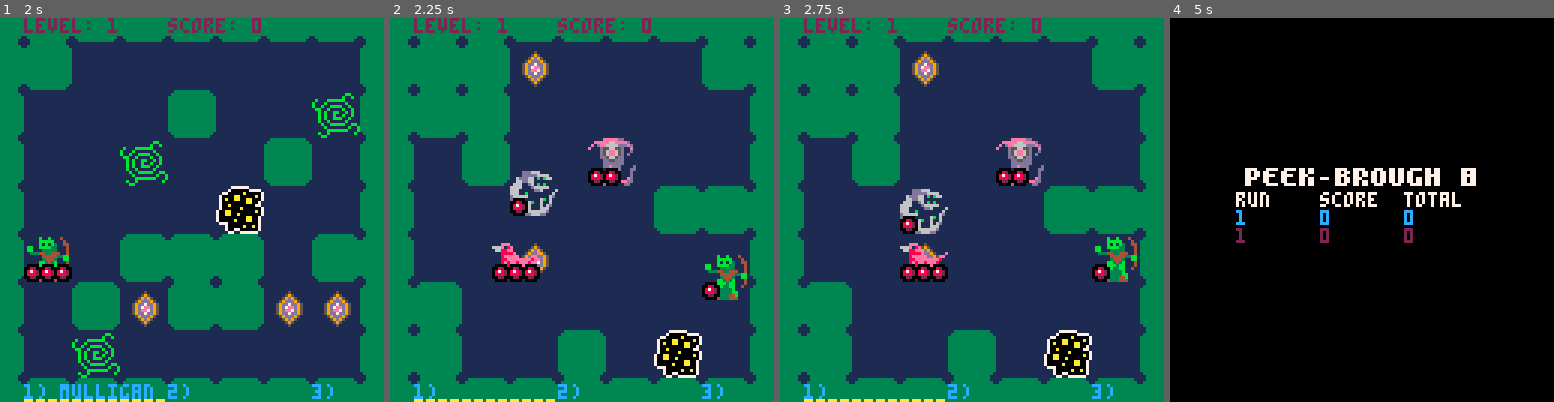
Above: before the commit, frames 1-4 (left to right).
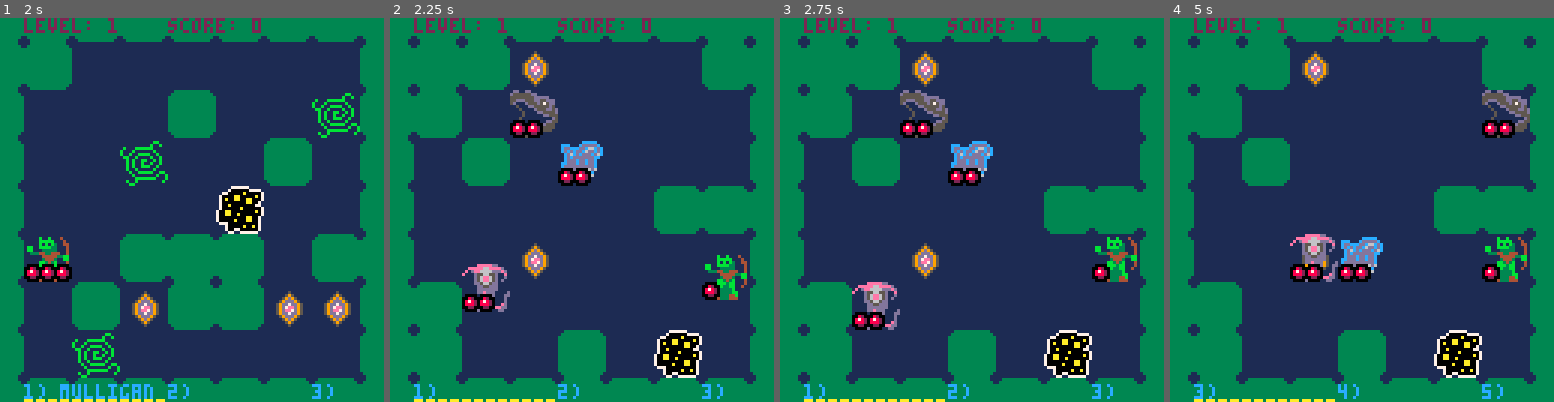
Above: after the commit, the same moments.

Repository: Ryan1729/broughlike-tutorial-ports
Game: PICO-8 cartridge pico8/broughlike-tutorial.p8
Two runs of this game, one before a commit and one after it. Both use one fixed random seed, a clock stepped at 60 frames per second and the inputs below.
Inputs:
- Up to frame 1 (2 s): tap X (X key) at 0.33, 1.07, 1.85 s; tap O (Z key) at 0.7, 1.7 s; hold Right from 1.6 s (still down)
- Up to frame 2 (2.25 s): release Right at 2.1 s; tap O (Z key) at 2.1 s; hold Up from 2.15 s (still down)
- Up to frame 3 (2.75 s): release Up at 2.42 s; hold Right from 2.47 s (still down); tap O (Z key) at 2.5 s
- Up to frame 4 (5 s): tap O (Z key) every 0.4 s from 2.9 to 4.9 s; tap X (X key) at 2.97, 4.08 s; release Right at 3.03 s; hold Left 3.08-3.58 s; hold Down 3.63-3.97 s; hold Right 4.02-4.68 s; hold Up from 4.73 s (still down)

Frame 1 is identical in both runs. In frame 2, 6.9% of the frame differs, in the area x 18-65%, y 18-77%; in frame 3, 7.1%; in frame 4, 98%, in the area x 0-100%, y 0-100%.

Commit message:
add dash

Diff:
--- a/pico8/broughlike-tutorial.p8
+++ b/pico8/broughlike-tutorial.p8
@@ -486,7 +486,8 @@
         hp = hp,
         teleport_counter = 2,
         offset_x = 0,
-        offset_y = 0
+        offset_y = 0,
+        last_move = {-1, 0}
     }
     setmetatable(obj, self)
     self.__index = self
@@ -557,6 +558,7 @@
 function monster:try_move(dx, dy)
     local new_tile = self.tile:get_neighbor(dx, dy)
     if(new_tile.passable) then
+        self.last_move = {dx, dy}
         if(new_tile.monster == nil) then
             self:move(new_tile)
         else
@@ -931,6 +933,27 @@
         end
         player.tile:set_effect(13)
         player:heal(1)
+    end,
+    dash = function()
+        local new_tile = player.tile;
+        while(true) do
+            local test_tile = new_tile:get_neighbor(player.last_move[1],player.last_move[2])
+            if(test_tile.passable and not test_tile.monster) then
+                new_tile = test_tile
+            else
+                break
+            end
+        end
+        if(player.tile != new_tile) then
+            player:move(new_tile)
+            for t in all(new_tile:get_adjacent_neighbors()) do
+                if(t.monster) then
+                    t:set_effect(14)
+                    t.monster.stunned = true
+                    t.monster:hit(1)
+                end
+            end
+        end
     end
 }
 
